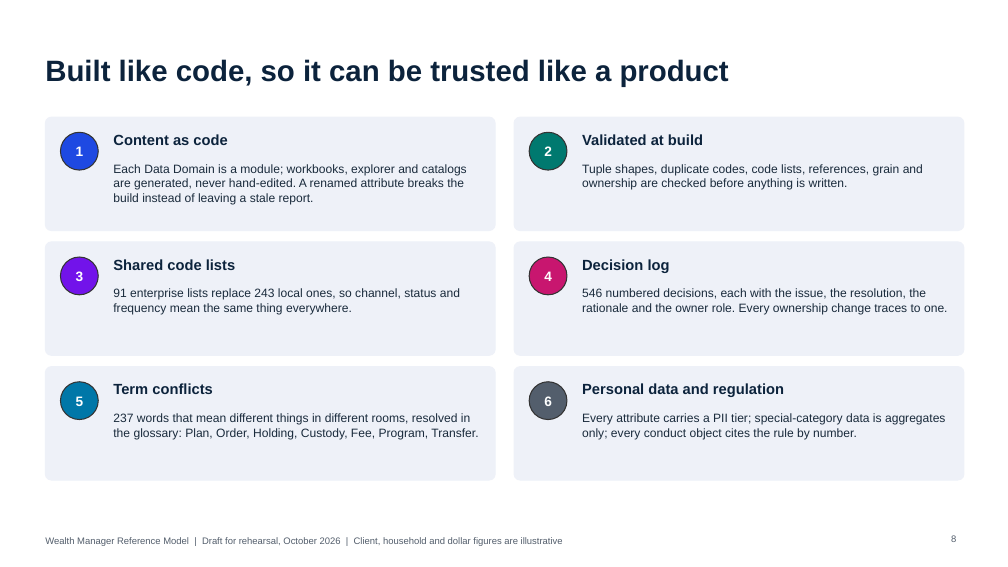
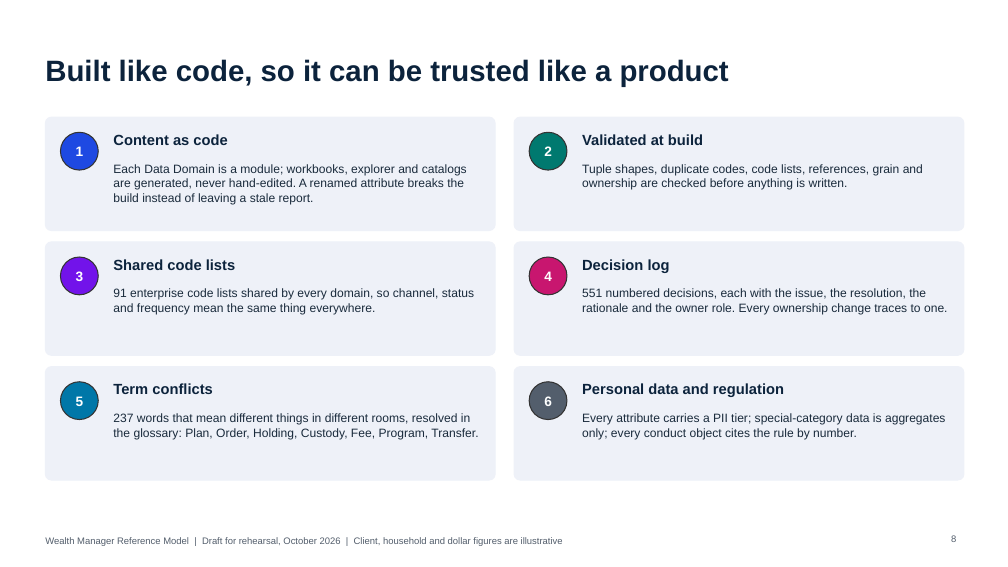
Before and after one commit to jlassetco/amt, a slide deck: slide 8 of wm/Wealth_Manager_Foundational_Talktrack.pptx. Drawn at 1008x567 pixels with LibreOffice and Linux fonts; fonts in the diff are those of the drawing. Boxes give left, top, right and bottom in pixels: in the first picture for what was removed or moved away, otherwise in the second. Text is boxed around its words. In the diff, an @@ line names an element or a change of style, - is before the commit and + after.

```diff
--- a/wm/Wealth_Manager_Foundational_Talktrack.pptx
+++ b/wm/Wealth_Manager_Foundational_Talktrack.pptx
@@ text at bbox=[113, 288, 474, 314]: text changed @@
-91 enterprise lists replace 243 local ones, so channel, status and frequency mean the same thing everywhere.
+91 enterprise code lists shared by every domain, so channel, status and frequency mean the same thing everywhere.
@@ text at bbox=[582, 288, 948, 314]: text changed @@
-546 numbered decisions, each with the issue, the resolution, the rationale and the owner role. Every ownership change traces to one.
+551 numbered decisions, each with the issue, the resolution, the rationale and the owner role. Every ownership change traces to one.
```
Also in this commit, not shown: 19 other slides changed.
